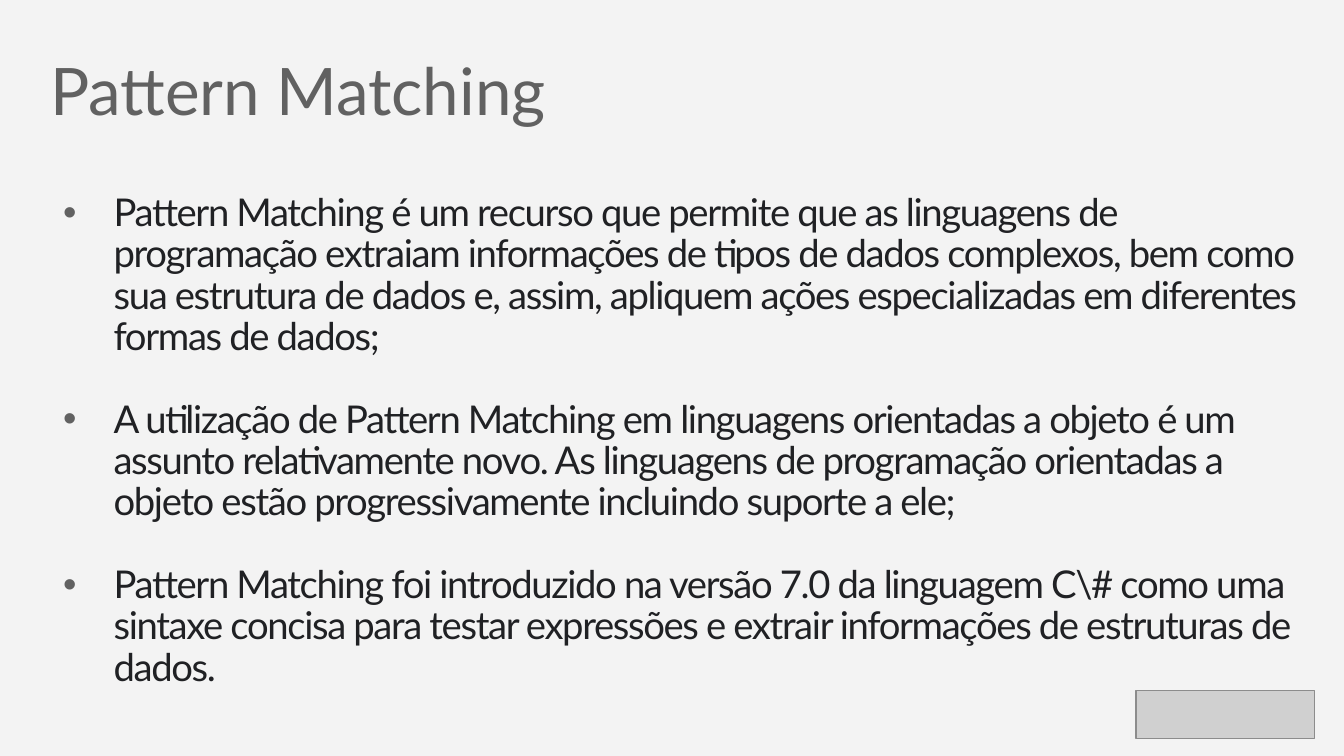
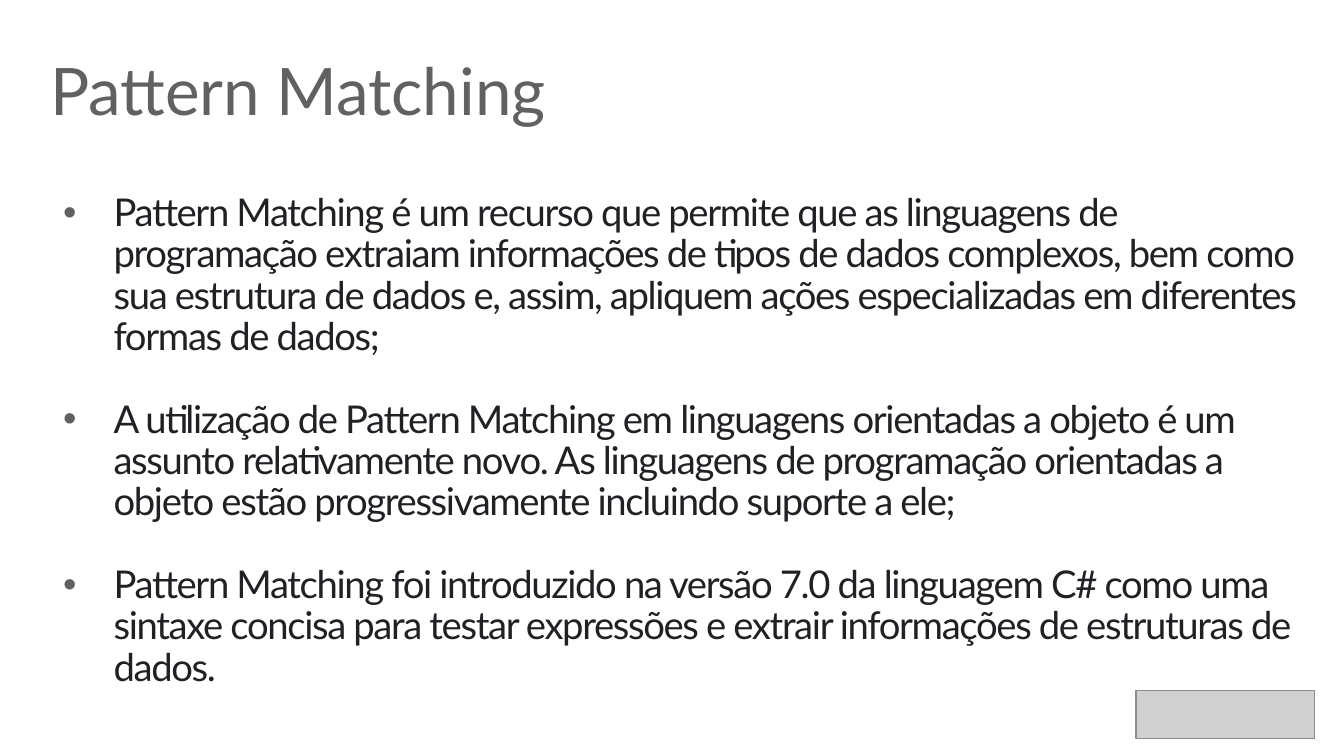
Before and after one commit to rafaelcruz-net/pattern-matching, a slide deck: slide 10 of Apresentacao_Defesa.pptx (slide 9 before the commit). Drawn at 1344x756 pixels with LibreOffice and Linux fonts; fonts in the diff are those of the drawing; grey boxes stand for pictures. Boxes give left, top, right and bottom in pixels: in the first picture for what was removed or moved away, otherwise in the second. Text is boxed around its words. In the diff, an @@ line names an element or a change of style, - is before the commit and + after.

```diff
--- a/Apresentacao_Defesa.pptx
+++ b/Apresentacao_Defesa.pptx
@@ background #F3F3F3 to #FFFFFF @@
@@ text at (114, 570, 1291, 646): text changed @@
-• Pattern Matching foi introduzido na versão 7.0 da linguagem C\# como uma sintaxe concisa para testar expressões e extrair informações de estruturas de dados.
+• Pattern Matching foi introduzido na versão 7.0 da linguagem C# como uma sintaxe concisa para testar expressões e extrair informações de estruturas de dados.
```
Also in this commit, not shown: 22 other slides changed, 18 slides added.
